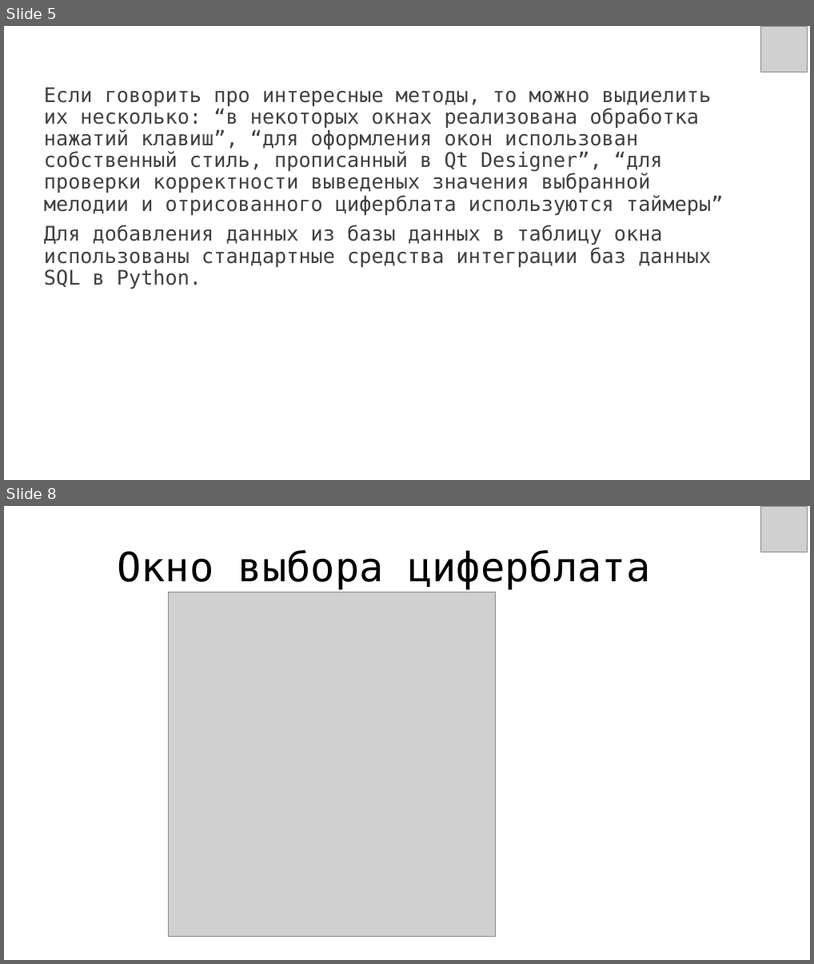
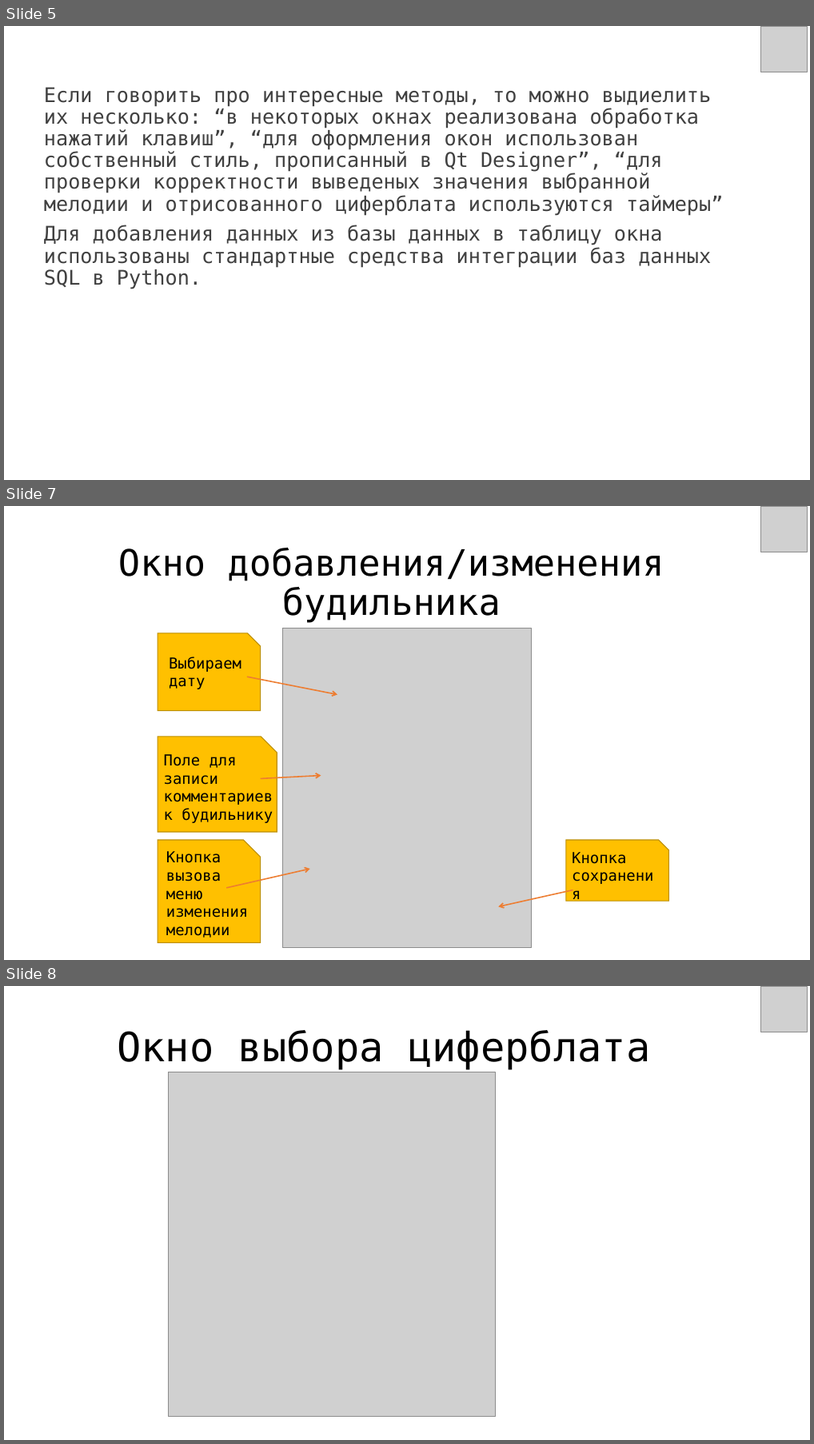
Before and after one commit to DARK-LORD-linux/Qt_Alarm_Clock_project, a slide deck: documents/Qt Alarm Clock.pptx. Shown one above the other, each under a label of ours: slides 5 and 8 before the commit, slides 5, 7 and 8 after it; the slides between them are not shown. The pictures are 814x964 and 814x1444 pixels, drawn with LibreOffice and Linux fonts; fonts in the diff are those of the drawing; grey boxes stand for pictures. Boxes give left, top, right and bottom in pixels: in the first picture for what was removed or moved away, otherwise in the second. Text is boxed around its words. In the diff, an @@ line names an element or a change of style, - is before the commit and + after.

```diff
--- a/documents/Qt Alarm Clock.pptx
+++ b/documents/Qt Alarm Clock.pptx
@@ slide 7 added at [4,506,810,960], background #FFFFFF @@
@@ picture added at [762,507,808,552] @@
@@ title added at [118,548,664,623], 43.2 pt, text #000000 @@
+Окно добавления/изменения будильника
@@ snip rect added at [158,633,261,711], fill #FFC000, outline #BD8E00 1 pt @@
@@ picture added at [283,628,531,948] @@
@@ text added at [169,656,242,689], 18 pt, text #000000 @@
+Выбираем дату
@@ arrow added from (247, 676) to (338, 694), #ED7D31 1.5 pt @@
@@ snip rect added at [158,736,277,832], fill #FFC000, outline #BD8E00 1 pt @@
@@ text added at [164,754,274,823], 18 pt, text #000000 @@
+Поле для записи комментариев к будильнику
@@ arrow added from (261, 778) to (321, 776), #ED7D31 1.5 pt @@
@@ snip rect added at [158,840,261,943], fill #FFC000, outline #BD8E00 1 pt @@
@@ snip rect added at [566,840,670,901], fill #FFC000, outline #BD8E00 1 pt @@
@@ text added at [166,851,248,937], 18 pt, text #000000 @@
+Кнопка вызова меню изменения мелодии
@@ text added at [572,852,626,864], 18 pt, text #000000 @@
+Кнопка сохранения
@@ arrow added from (226, 888) to (310, 868), #ED7D31 1.5 pt @@
@@ arrow added from (574, 889) to (499, 907), #ED7D31 1.5 pt @@
```
Also in this commit, not shown: 1 slide changed, 2 other files.
